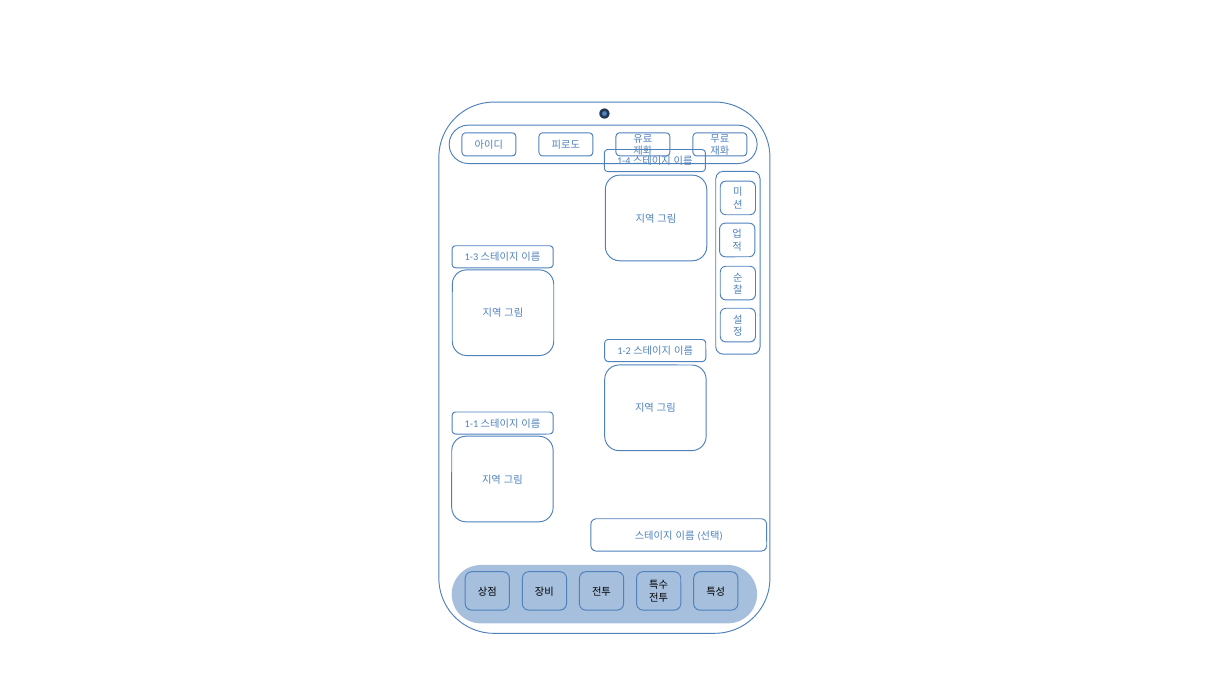
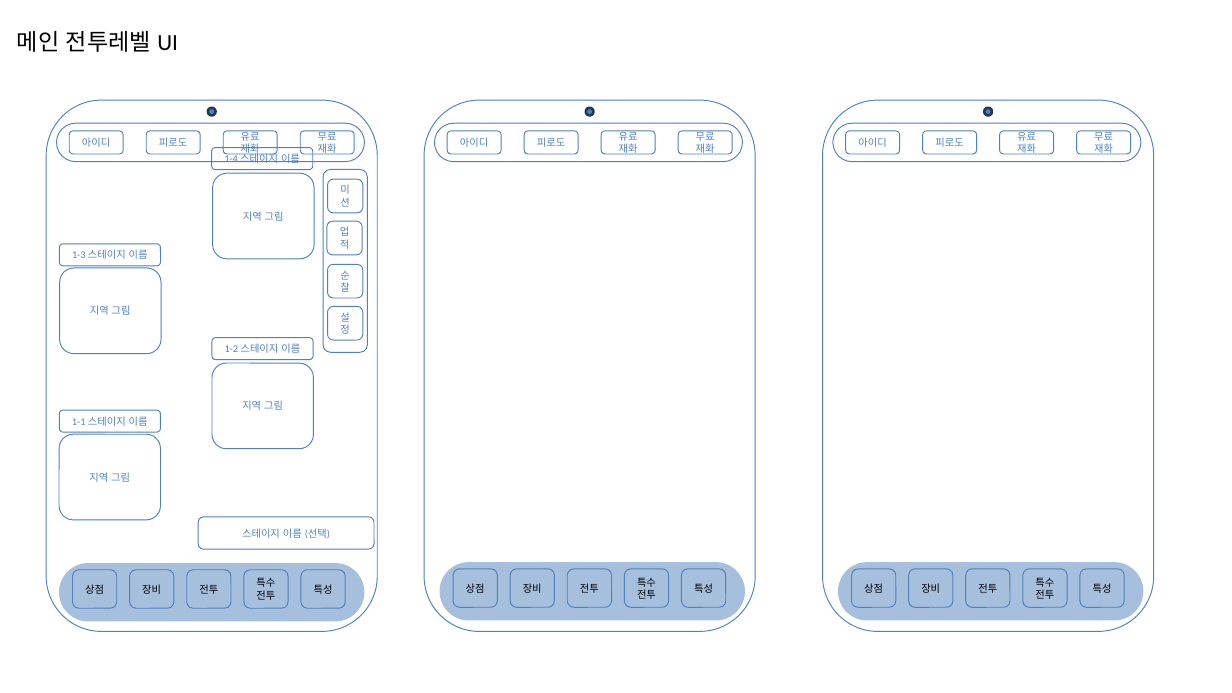
Before and after one commit to sms3072/wepatens, a slide deck: slide 6 of contents/4번째 팀/탕탕특공대 역기획서.pptx (slide 4 before the commit). Drawn at 1232x693 pixels with LibreOffice and Linux fonts; fonts in the diff are those of the drawing. Boxes give left, top, right and bottom in pixels: in the first picture for what was removed or moved away, otherwise in the second. Text is boxed around its words. In the diff, an @@ line names an element or a change of style, - is before the commit and + after.

```diff
--- a/contents/4번째 팀/탕탕특공대 역기획서.pptx
+++ b/contents/4번째 팀/탕탕특공대 역기획서.pptx
@@ text added at bbox=[17, 31, 178, 52], 18 pt, text #000000 @@
+메인 전투레벨 UI
@@ rounded rectangle added at bbox=[424, 100, 755, 631], outline #4F81BD 0.75 pt @@
@@ group added at bbox=[434, 108, 742, 162]: 5 rounded rectangles, 1 ellipse @@
+아이디
+피로도
+유료
+재화
+무료
+재화
@@ rounded rectangle added at bbox=[823, 100, 1153, 631], outline #4F81BD 0.75 pt @@
@@ group added at bbox=[833, 108, 1141, 162]: 5 rounded rectangles, 1 ellipse @@
+아이디
+피로도
+유료
+재화
+무료
+재화
@@ 5 rounded rectangles: place and size @@
-5 rounded rectangles at bbox=[579, 133, 706, 611]
+5 rounded rectangles at bbox=[187, 131, 313, 609]
@@ rounded rectangle "지역 그림": place and size @@
-rounded rectangle "지역 그림" at bbox=[605, 176, 707, 262]
+rounded rectangle "지역 그림" at bbox=[213, 173, 314, 259]
@@ 20 rounded rectangles, 1 ellipse: place and size @@
-20 rounded rectangles, 1 ellipse at bbox=[439, 102, 770, 633]
+20 rounded rectangles, 1 ellipse at bbox=[46, 100, 377, 631]
@@ group added at bbox=[440, 562, 746, 620]: 6 rounded rectangles @@
+상점
+장비
+전투
+특수전투
+특성
@@ group added at bbox=[838, 562, 1144, 620]: 6 rounded rectangles @@
+상점
+장비
+전투
+특수전투
+특성
```
Also in this commit, not shown: 2 other slides changed, 2 slides added, 1 other file.
